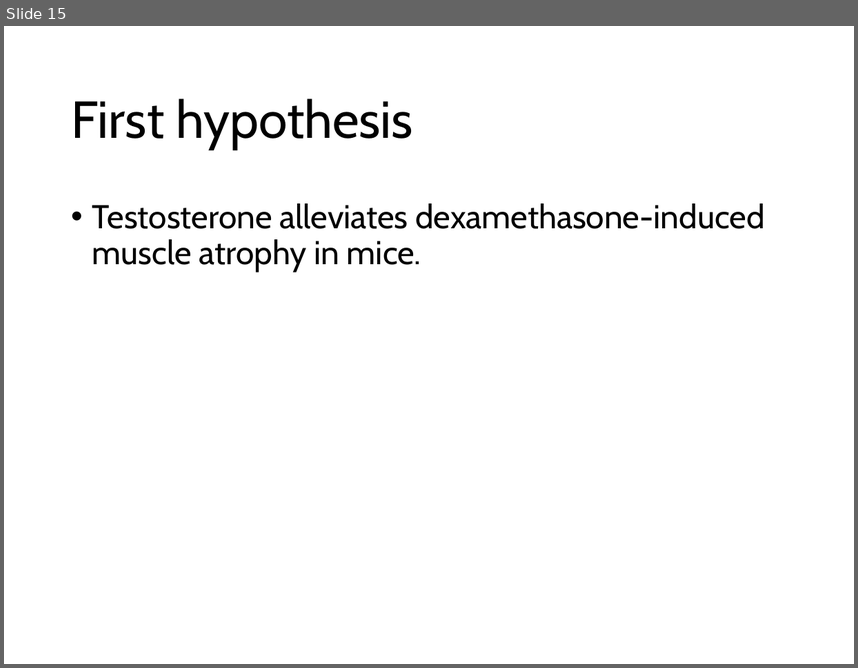
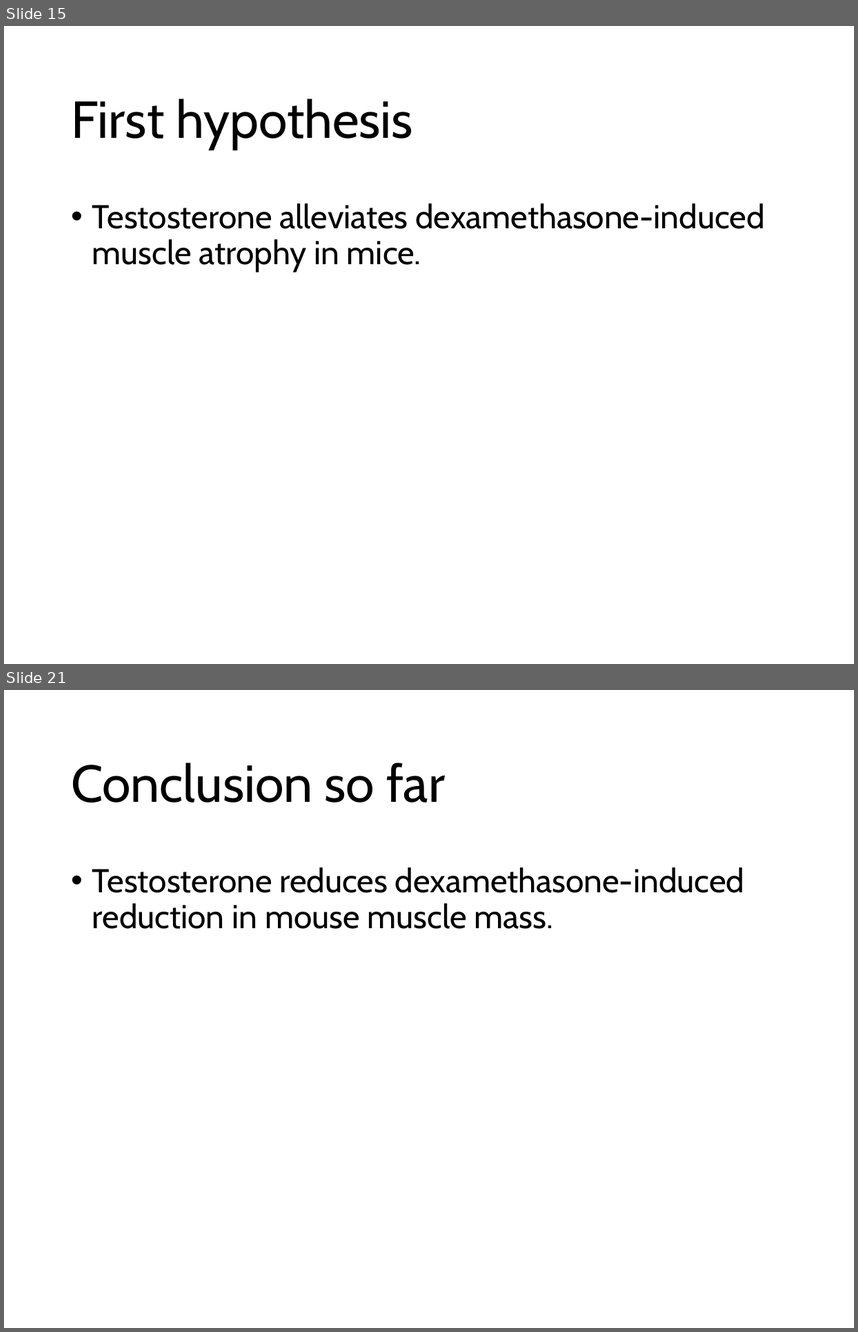
Before and after one commit to nvalexander/dissertation, a slide deck: defense.pptx. Shown one above the other, each under a label of ours: slide 15 before the commit, slides 15 and 21 after it; the slides between them are not shown. The pictures are 858x668 and 858x1332 pixels, drawn with LibreOffice and Linux fonts; fonts in the diff are those of the drawing. Boxes give left, top, right and bottom in pixels: in the first picture for what was removed or moved away, otherwise in the second. Text is boxed around its words. In the diff, an @@ line names an element or a change of style, - is before the commit and + after.

```diff
--- a/defense.pptx
+++ b/defense.pptx
@@ slide 21 added at box(4, 690, 854, 1328), background #FFFFFF @@
@@ title added at box(71, 762, 445, 802), 44 pt, text #000000 @@
+Conclusion so far
@@ text added at box(92, 867, 745, 929), 28 pt, text #000000 @@
+• Testosterone reduces dexamethasone-induced reduction in mouse muscle mass.
```
Also in this commit, not shown: 18 other slides added, 3 other files.
